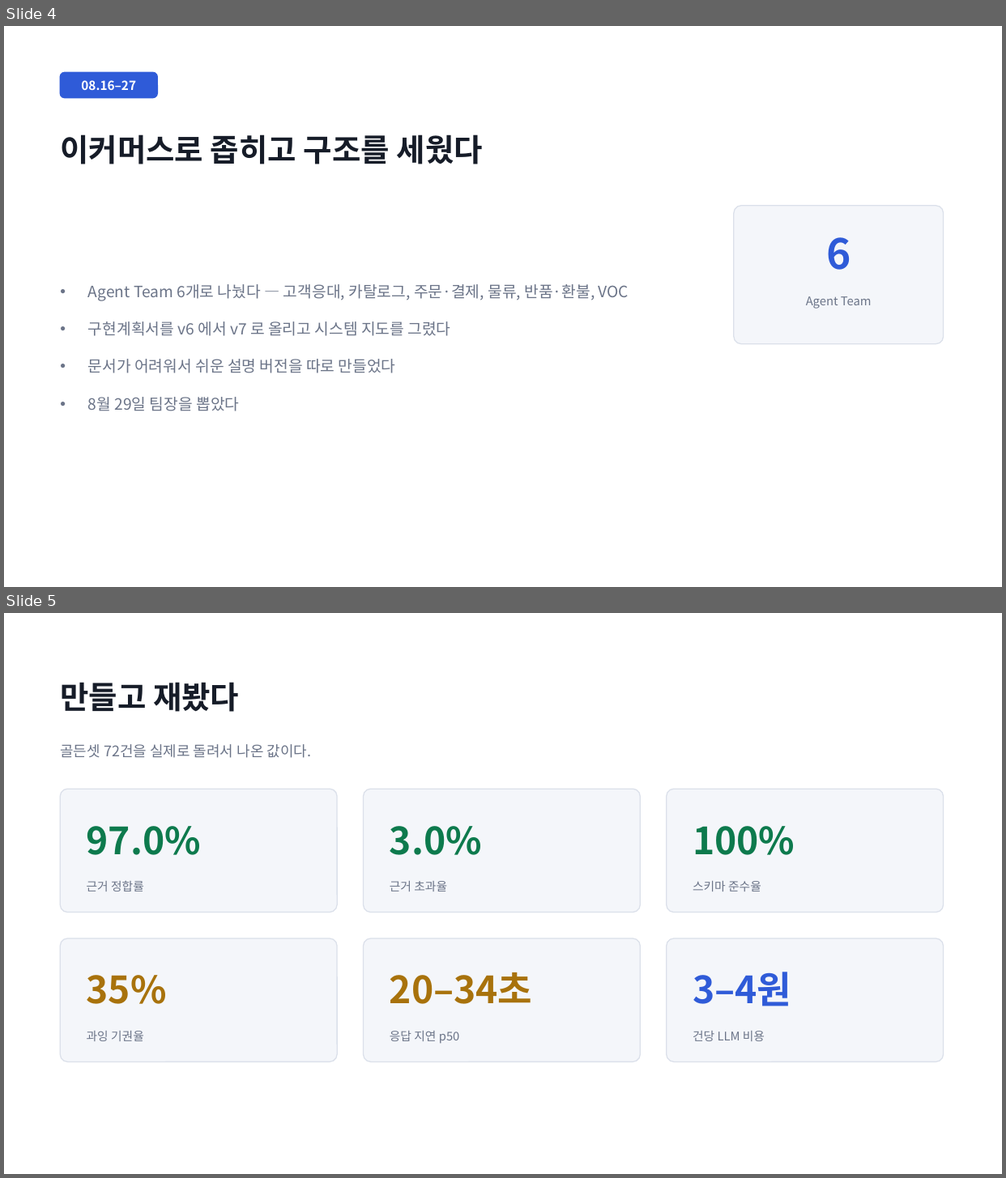
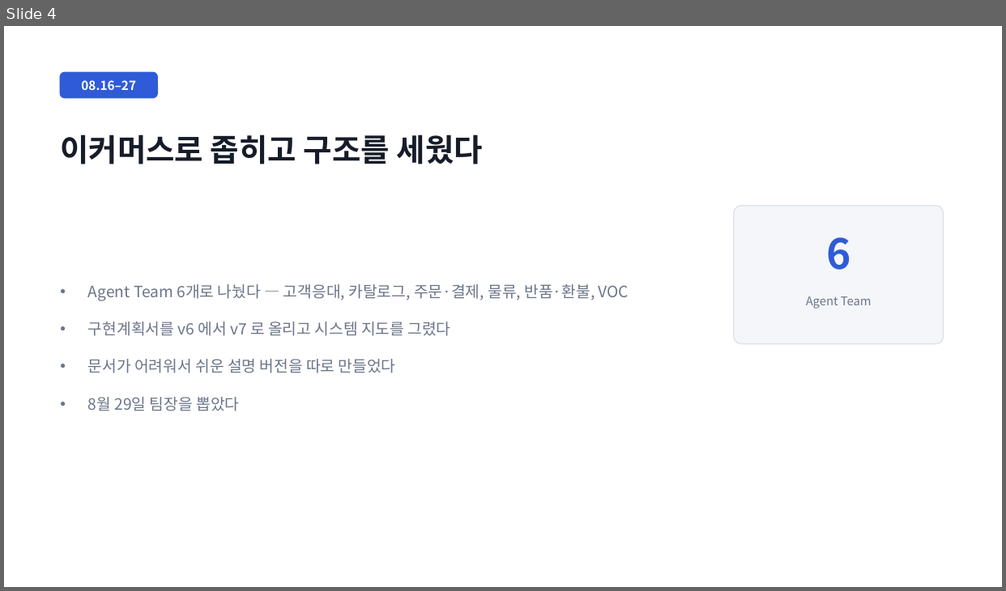
Before and after one commit to roroblack/A-COP, a slide deck: program/산출물양식/[발표] A-COP_진행경과_2026-09-04.pptx. Shown one above the other, each under a label of ours: slides 4 and 5 before the commit, slide 4 after it. The pictures are 1006x1178 and 1006x591 pixels, drawn with LibreOffice and Linux fonts; fonts in the diff are those of the drawing. Boxes give left, top, right and bottom in pixels: in the first picture for what was removed or moved away, otherwise in the second. Text is boxed around its words. In the diff, an @@ line names an element or a change of style, - is before the commit and + after.

```diff
--- a/program/산출물양식/[발표] A-COP_진행경과_2026-09-04.pptx
+++ b/program/산출물양식/[발표] A-COP_진행경과_2026-09-04.pptx
@@ slide 5 removed at <box>4,613,1002,1174</box>, background #FFFFFF @@
@@ text removed at <box>60,682,239,712</box> @@
-만들고 재봤다
@@ text removed at <box>60,744,312,758</box> @@
-골든셋 72건을 실제로 돌려서 나온 값이다.
@@ rounded rectangle removed at <box>60,789,337,913</box> @@
@@ rounded rectangle removed at <box>364,789,641,913</box> @@
@@ rounded rectangle removed at <box>667,789,944,913</box> @@
@@ text removed at <box>87,826,201,855</box> @@
-97.0%
@@ text removed at <box>390,826,482,855</box> @@
-3.0%
@@ text removed at <box>692,826,795,855</box> @@
-100%
@@ text removed at <box>87,881,144,892</box> @@
-근거 정합률
@@ text removed at <box>390,881,447,892</box> @@
-근거 초과율
@@ text removed at <box>692,881,761,892</box> @@
-스키마 준수율
@@ rounded rectangle removed at <box>60,939,337,1063</box> @@
@@ rounded rectangle removed at <box>364,939,641,1063</box> @@
@@ rounded rectangle removed at <box>667,939,944,1063</box> @@
@@ text removed at <box>87,975,167,1004</box> @@
-35%
@@ text removed at <box>390,973,533,1004</box> @@
-20–34초
@@ text removed at <box>692,972,791,1007</box> @@
-3–4원
@@ text removed at <box>87,1031,144,1041</box> @@
-과잉 기권율
@@ text removed at <box>390,1031,460,1044</box> @@
-응답 지연 p50
@@ text removed at <box>692,1031,765,1041</box> @@
-건당 LLM 비용
```
Also in this commit, not shown: 4 slides changed, 2 slides added, 4 other files.
